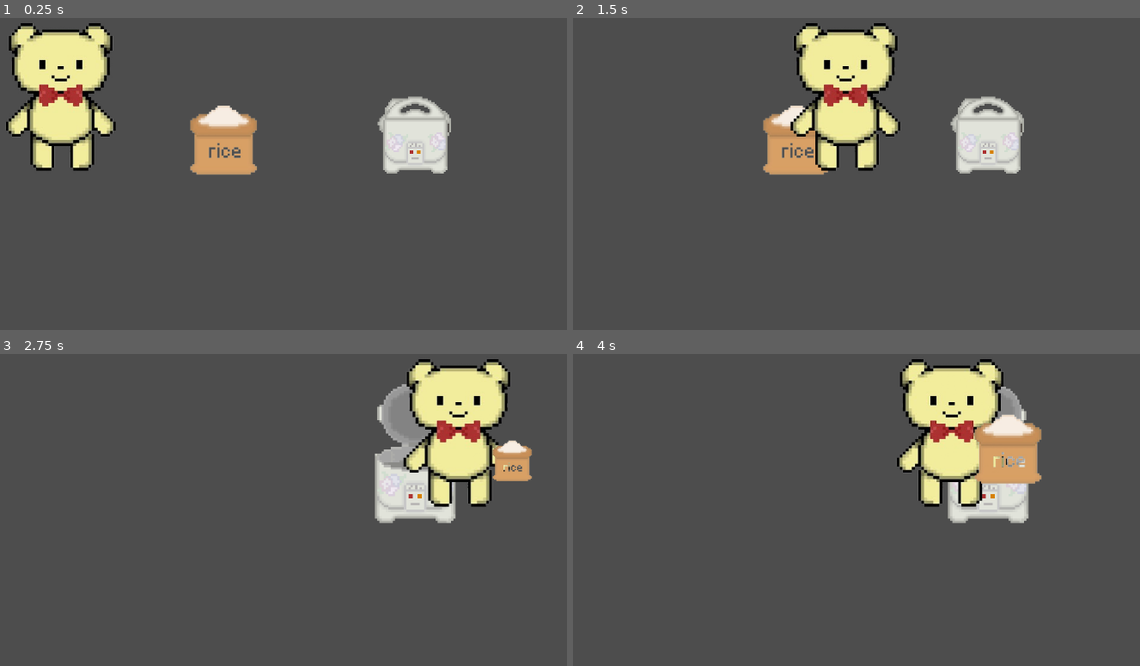
Above: before the commit, frames 1-4 (two rows, left to right).
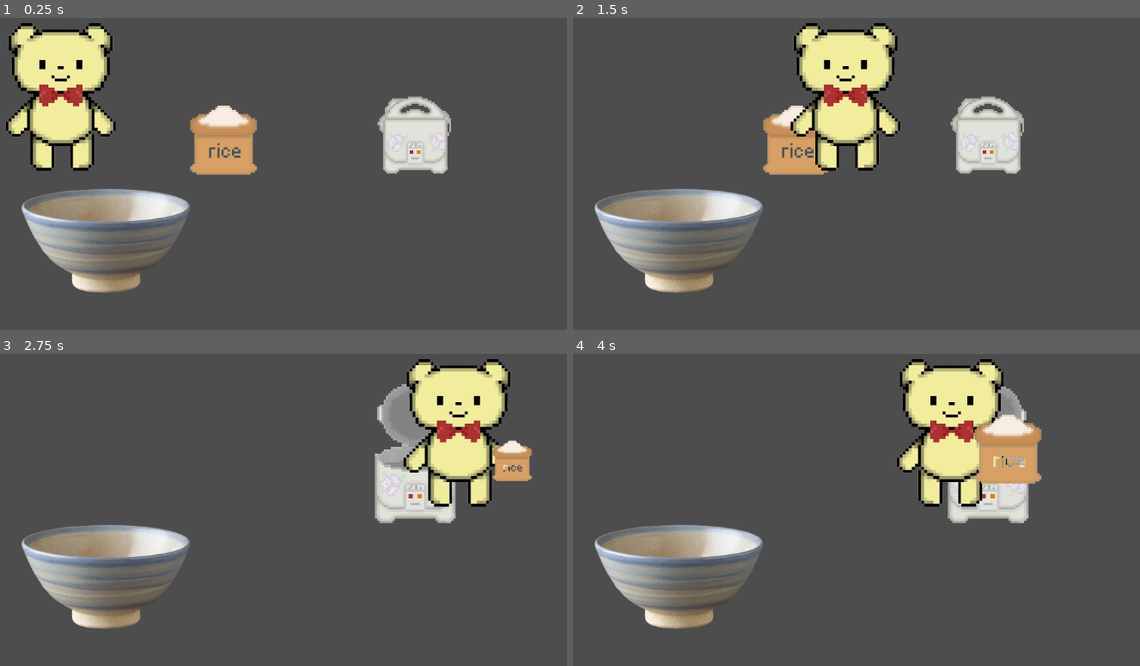
Above: after the commit, the same moments.

Repository: rxsiebearr/Cooking-with-Pao-Pao
Game: Godot game, scene res://store_#1.tscn
The game is run twice, just before and just after one commit, with the same random seed, the same clock (stepped at 60 frames per second) and the same inputs. This scene is started directly instead of the project's main scene.
Inputs (mouse positions are in pixels of both pictures, inside the frame that each line leads up to):
- Up to frame 1 (0.25 s): no input
- Up to frame 2 (1.5 s): tap Enter (ui_accept) at 0.5, 0.77 s; move the mouse to (1026, 117) at 0.52 s; hold D (move_right) 0.53-1.25 s; hold E (interact) 0.53-1.25 s; click (1026, 117) at 0.67 s; drag from (737, 155) to (986, 177) at 1.27 s
- Up to frame 3 (2.75 s): tap Enter (ui_accept) at 2 s; move the mouse to (368, 388) at 2.02 s; hold D (move_right) from 2.03 s (still down); hold E (interact) from 2.03 s (still down)
- Up to frame 4 (4 s): release D (move_right) at 2.75 s; release E (interact) at 2.75 s; drag from (839, 550) to (1037, 469) at 2.77 s; move the mouse to (1083, 531) at 3.52 s; hold A (move_left) from 3.53 s (still down); hold E (interact) from 3.53 s (still down); tap Enter (ui_accept) at 3.77 s

The runs differ from the first frame. In frame 1, 6.1% of the frame differs, in the area x 3-34%, y 54-89%; in frame 2, 6.1%; in frame 3, 6.1%; in frame 4, 6.1%.

Commit message:
add bowl

Diff:
--- a/cooking-with-pao-pao/item_drop.tscn
+++ b/cooking-with-pao-pao/item_drop.tscn
@@ -1,7 +1,6 @@
-[gd_scene load_steps=4 format=3 uid="uid://dbebqrldaejj1"]
+[gd_scene load_steps=3 format=3 uid="uid://dbebqrldaejj1"]
 
 [ext_resource type="Script" path="res://pickable_item.gd" id="1_v3841"]
-[ext_resource type="Texture2D" uid="uid://dgliqp2453eny" path="res://rice.png" id="2_3xvwo"]
 
 [sub_resource type="RectangleShape2D" id="RectangleShape2D_heuid"]
 size = Vector2(124, 123)
@@ -16,4 +15,3 @@
 [node name="Sprite2D" type="Sprite2D" parent="."]
 position = Vector2(1, -24)
 scale = Vector2(0.448, 0.448)
-texture = ExtResource("2_3xvwo")
--- a/cooking-with-pao-pao/player.gd
+++ b/cooking-with-pao-pao/player.gd
@@ -85,6 +85,7 @@
 			carrying_item = false
 			timer.start()
 
+
 func _on_rice_cooker_area_body_entered(body: Node2D) -> void:
 	if body is Player && rice_in_cooker:
 		enter = true
@@ -92,6 +93,7 @@
 		enter = true
 		rice_cooker.texture = rice_cooker_area.rice_open()
 
+
 func _on_rice_cooker_area_body_exited(body: Node2D) -> void:
 	if body is Player && rice_in_cooker:
 		enter = false
--- a/cooking-with-pao-pao/store_#1.tscn
+++ b/cooking-with-pao-pao/store_#1.tscn
@@ -9,6 +9,7 @@
 [ext_resource type="Texture2D" uid="uid://bpi4kf2ifi2lf" path="res://rice cooker rice.png" id="4_o5lyj"]
 [ext_resource type="Texture2D" uid="uid://dgliqp2453eny" path="res://rice.png" id="5_2wqnh"]
 [ext_resource type="Texture2D" uid="uid://cstx0wlpvval6" path="res://rice cooked.png" id="5_atcon"]
+[ext_resource type="Texture2D" uid="uid://b72t1sumvrkmo" path="res://rice_bowl-removebg-preview.png" id="10_p8wo6"]
 
 [sub_resource type="RectangleShape2D" id="RectangleShape2D_djeio"]
 size = Vector2(290.667, 189.333)
@@ -43,6 +44,21 @@
 "values": [ExtResource("1_trkgk")]
 }
 
+[sub_resource type="Animation" id="Animation_2mmfs"]
+resource_name = "rice_cooked"
+tracks/0/type = "value"
+tracks/0/imported = false
+tracks/0/enabled = true
+tracks/0/path = NodePath("RiceCooker:texture")
+tracks/0/interp = 1
+tracks/0/loop_wrap = true
+tracks/0/keys = {
+"times": PackedFloat32Array(0),
+"transitions": PackedFloat32Array(1),
+"update": 1,
+"values": [ExtResource("5_atcon")]
+}
+
 [sub_resource type="Animation" id="Animation_0ecwc"]
 resource_name = "rice_open"
 tracks/0/type = "value"
@@ -71,21 +87,6 @@
 "transitions": PackedFloat32Array(1),
 "update": 1,
 "values": [ExtResource("4_o5lyj")]
-}
-
-[sub_resource type="Animation" id="Animation_2mmfs"]
-resource_name = "rice_cooked"
-tracks/0/type = "value"
-tracks/0/imported = false
-tracks/0/enabled = true
-tracks/0/path = NodePath("RiceCooker:texture")
-tracks/0/interp = 1
-tracks/0/loop_wrap = true
-tracks/0/keys = {
-"times": PackedFloat32Array(0),
-"transitions": PackedFloat32Array(1),
-"update": 1,
-"values": [ExtResource("5_atcon")]
 }
 
 [sub_resource type="AnimationLibrary" id="AnimationLibrary_awojr"]
@@ -149,6 +150,10 @@
 position = Vector2(443, 331)
 item_texture = ExtResource("5_2wqnh")
 
+[node name="ItemDrop2" parent="." instance=ExtResource("4_54ox5")]
+position = Vector2(246, 523)
+item_texture = ExtResource("10_p8wo6")
+
 [node name="Bear Bear" parent="." instance=ExtResource("1_qnkjh")]
 position = Vector2(171, 273)
 
Binary file added: cooking-with-pao-pao/rice_bowl-removebg-preview.png
Not shown, added: cooking-with-pao-pao/rice_bowl-removebg-preview.png.import
Not shown: 1 places in cooking-with-pao-pao/store_#1.tscn that only renumber resources
